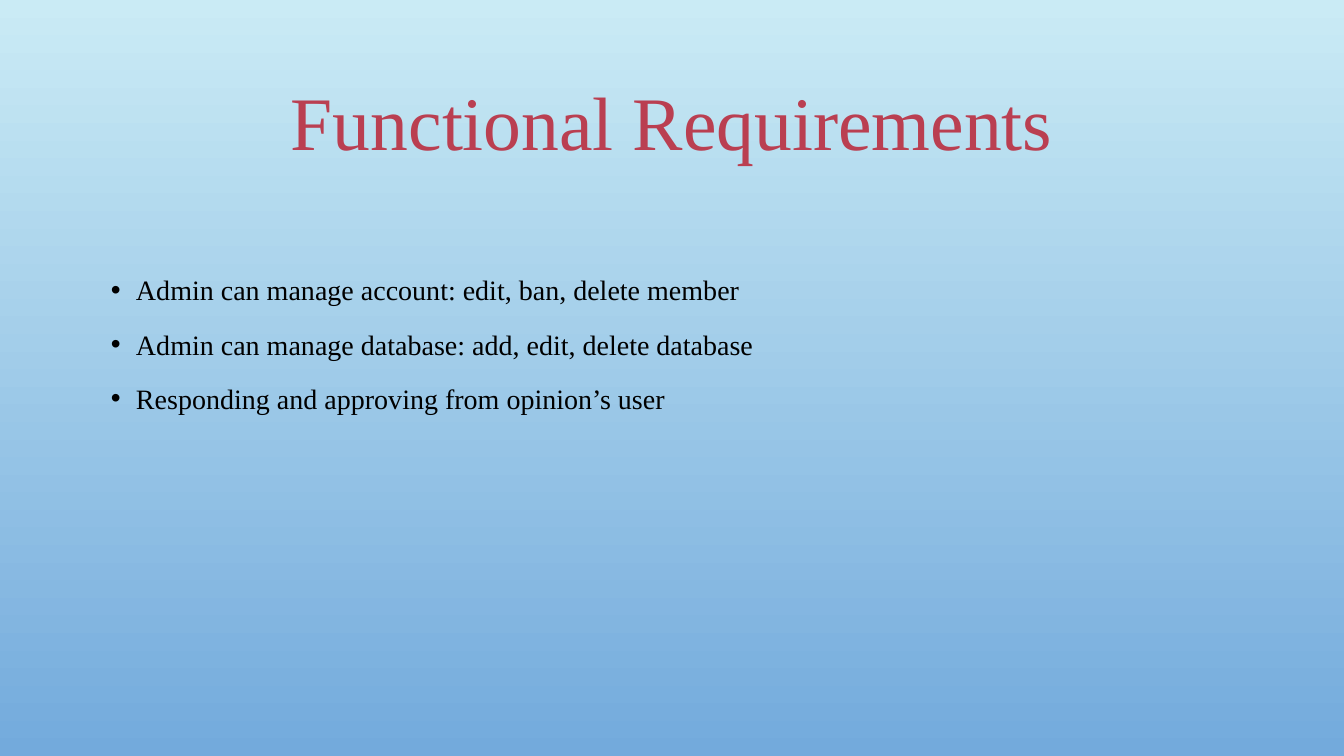
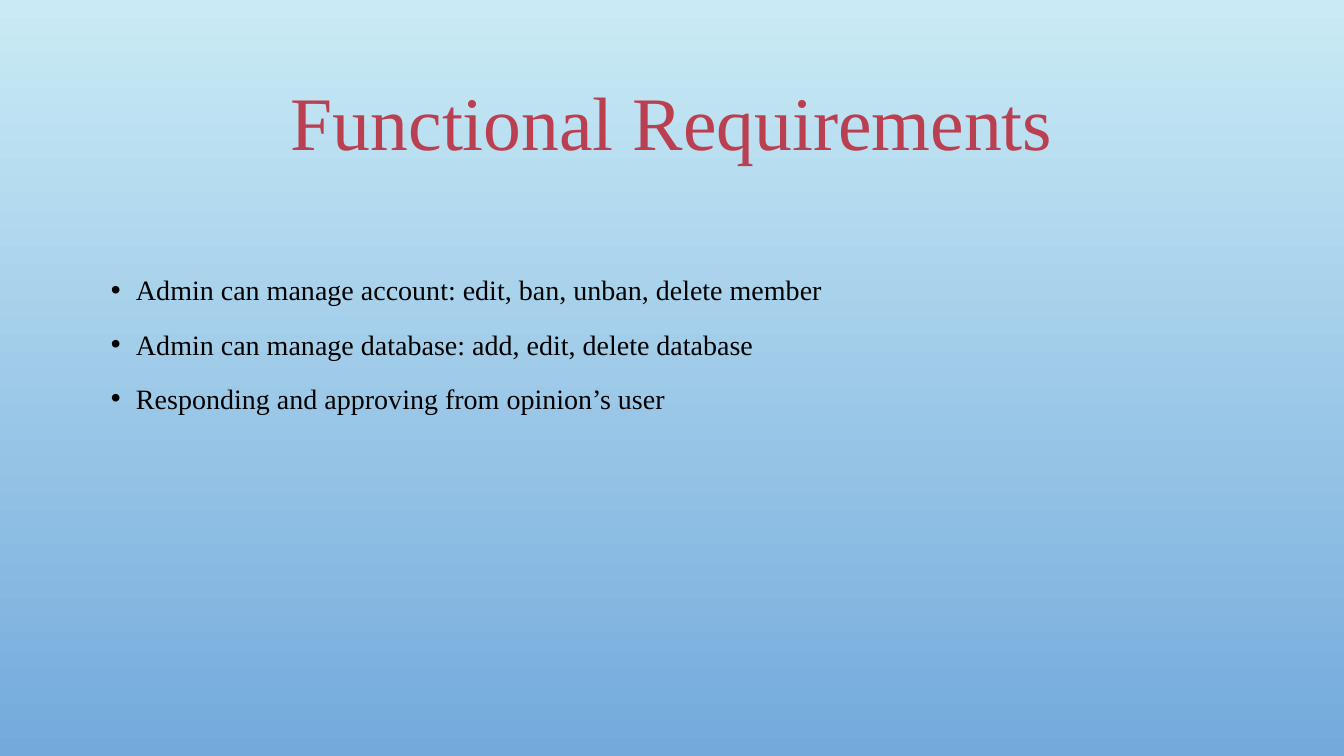
Before and after one commit to sangnvus/japanesedictionary, a slide deck: slide 12 of WIP/Documents/Report 1/UJD_VN_Exammination/UJD_VN_ProjectOverview_v1.0.pptx (slide 13 before the commit). Drawn at 1344x756 pixels with LibreOffice and Linux fonts; fonts in the diff are those of the drawing; background and template pictures are left out. Boxes give left, top, right and bottom in pixels: in the first picture for what was removed or moved away, otherwise in the second. Text is boxed around its words. In the diff, an @@ line names an element or a change of style, - is before the commit and + after.

```diff
--- a/WIP/Documents/Report 1/UJD_VN_Exammination/UJD_VN_ProjectOverview_v1.0.pptx
+++ b/WIP/Documents/Report 1/UJD_VN_Exammination/UJD_VN_ProjectOverview_v1.0.pptx
@@ text at [136, 280, 822, 306]: text changed @@
-• Admin can manage account: edit, ban, delete member
+• Admin can manage account: edit, ban, unban, delete member
```
Also in this commit, not shown: 4 other slides changed, 1 slide removed.
